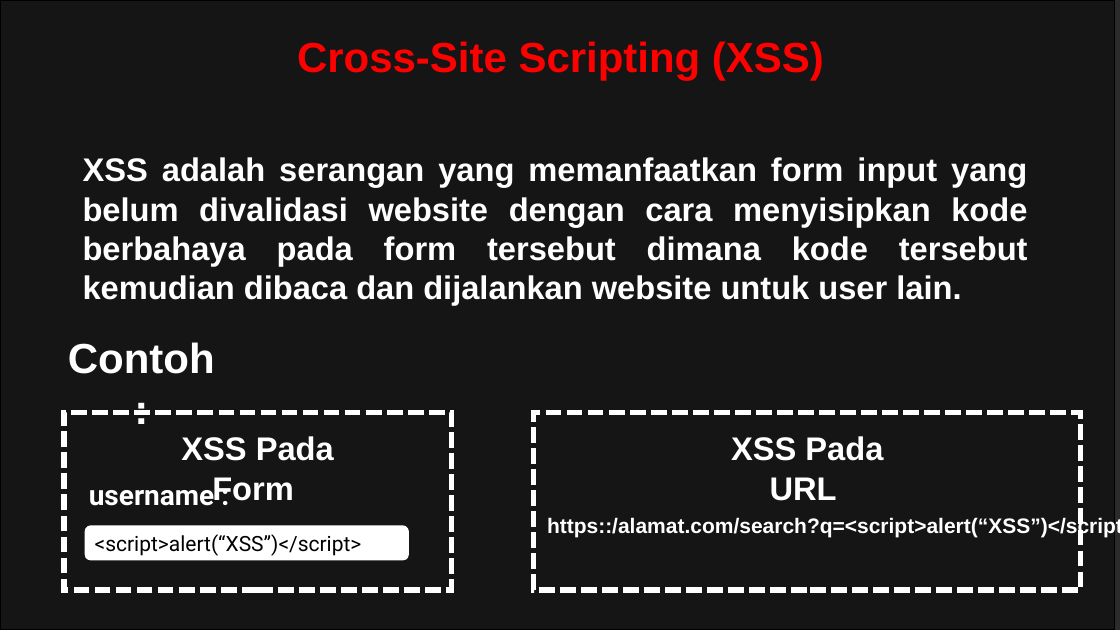
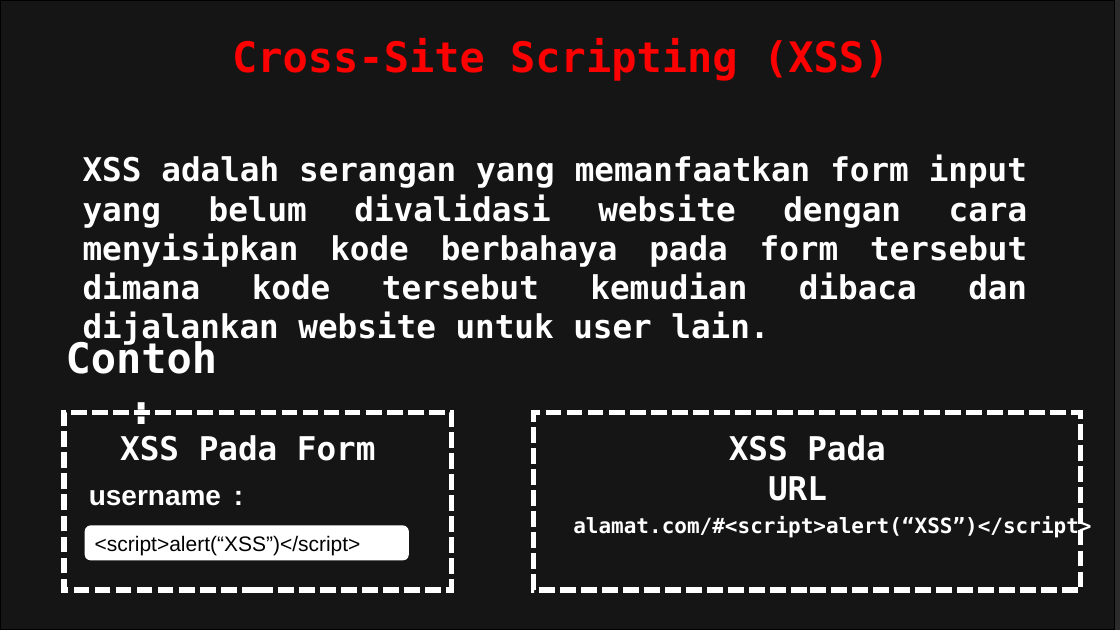
Before and after one commit to Fhreiz77/Watson-Scroll-Fesnuk-, a slide deck: slide 10 of John/PPT_Tugas_Serangan.pptx. Drawn at 1120x630 pixels with LibreOffice and Linux fonts; fonts in the diff are those of the drawing; background and template pictures are left out; a plain dark background stands for a picture behind light text. Boxes give left, top, right and bottom in pixels: in the first picture for what was removed or moved away, otherwise in the second. Text is boxed around its words. In the diff, an @@ line names an element or a change of style, - is before the commit and + after.

```diff
--- a/John/PPT_Tugas_Serangan.pptx
+++ b/John/PPT_Tugas_Serangan.pptx
@@ font Arial to DejaVu Sans Mono in 5 elements at <box>232,38,889,81</box>, <box>729,435,886,501</box>, <box>83,155,1028,346</box>, <box>120,435,376,461</box>, <box>66,339,218,374</box> @@
@@ text "XSS Pada Form": place and size @@
-text "XSS Pada Form" at <box>181,436,334,505</box>
+text "XSS Pada Form" at <box>120,435,376,461</box>
@@ text "username :" at <box>89,490,221,506</box>: font Roboto to Arial @@
@@ rounded rectangle "<script>alert(“XSS”)</script>" at <box>85,525,409,560</box>: font Roboto to Arial @@
@@ text at <box>573,516,1091,538</box>: text changed; font Arial to DejaVu Sans Mono @@
-https::/alamat.com/search?q=<script>alert(“XSS”)</script>
+alamat.com/#<script>alert(“XSS”)</script>
```
Also in this commit, not shown: 5 other slides changed, 6 slides added, 5 other files.
